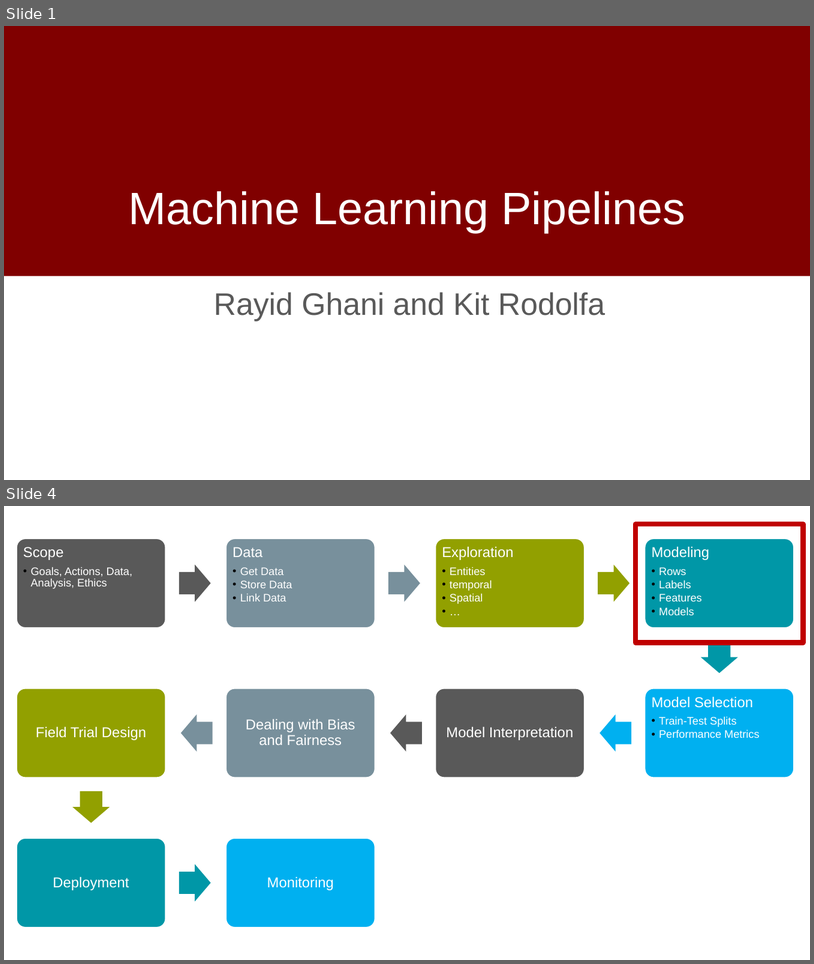
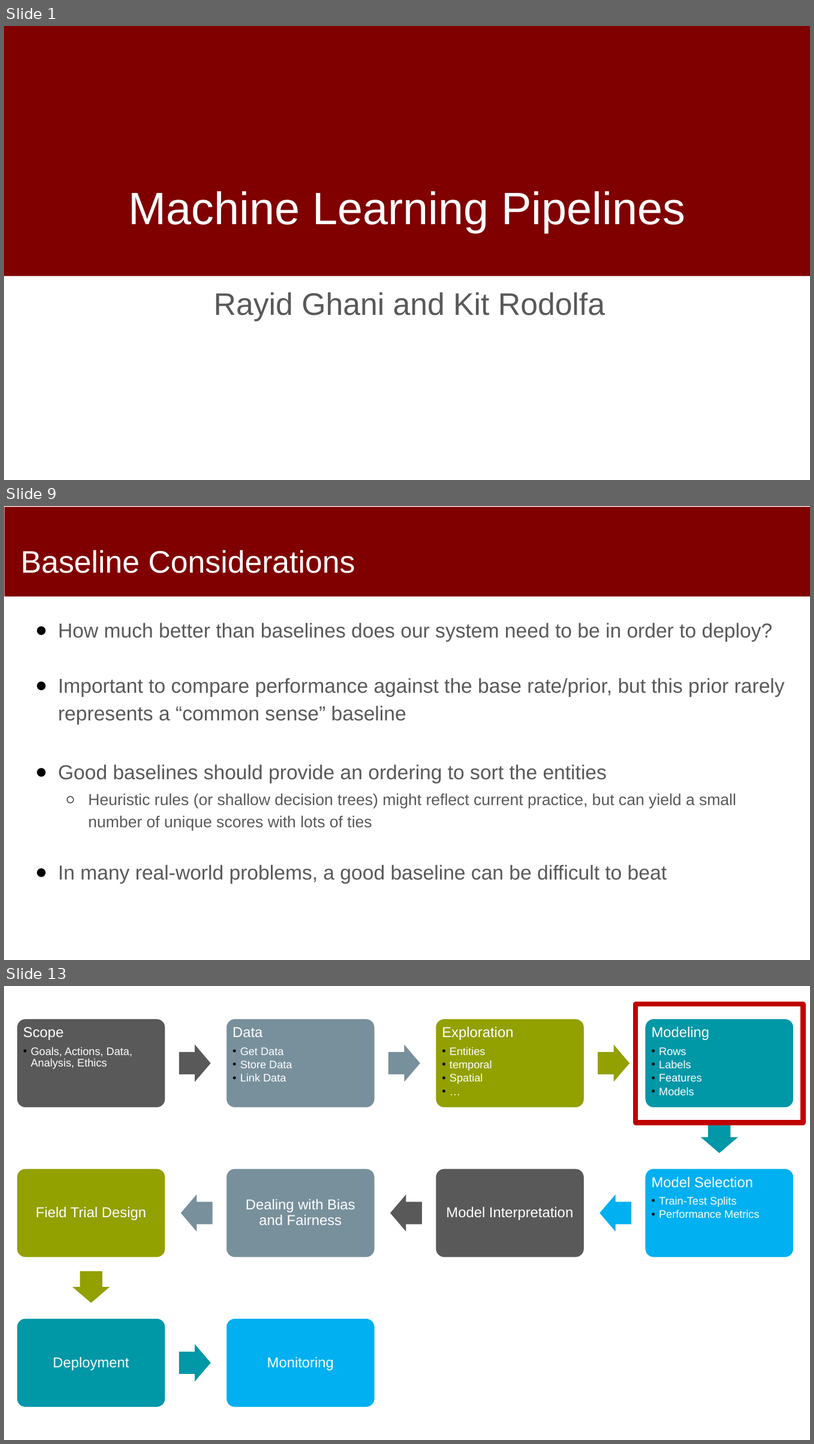
Before and after one commit to dssg/mlforpublicpolicylab, a slide deck: 04 - Machine Learning Pipelines/Machine-Learning-Pipelines.pptx. Shown one above the other, each under a label of ours: slides 1 and 4 before the commit, slides 1, 9 and 13 after it; the slides between them are not shown. The pictures are 814x964 and 814x1444 pixels, drawn with LibreOffice and Linux fonts; fonts in the diff are those of the drawing; background and template pictures are left out. Boxes give left, top, right and bottom in pixels: in the first picture for what was removed or moved away, otherwise in the second. Text is boxed around its words. In the diff, an @@ line names an element or a change of style, - is before the commit and + after.

```diff
--- a/04 - Machine Learning Pipelines/Machine-Learning-Pipelines.pptx
+++ b/04 - Machine Learning Pipelines/Machine-Learning-Pipelines.pptx
@@ slide 9 added at [4, 506, 810, 960], background #FFFFFF @@
@@ rectangle added at [5, 507, 810, 596], fill #800000 @@
@@ title added at [21, 550, 356, 573], 37 pt, text #FFFFFF @@
+Baseline Considerations
@@ text added at [58, 622, 785, 883], 24 pt, text #595959 @@
+● How much better than baselines does our system need to be in order to deploy?
+● Important to compare performance against the base rate/prior, but this prior rarely represents a “common sense” baseline
+● Good baselines should provide an ordering to sort the entities
+  ○ Heuristic rules (or shallow decision trees) might reflect current practice, but can yield a small number of unique scores with lots of ties
+● In many real-world problems, a good baseline can be difficult to beat
@@ what was slide 4 is now slide 13 @@
```
Also in this commit, not shown: 2 slides changed, 50 other slides added, 1 slide removed, 1 other file.
